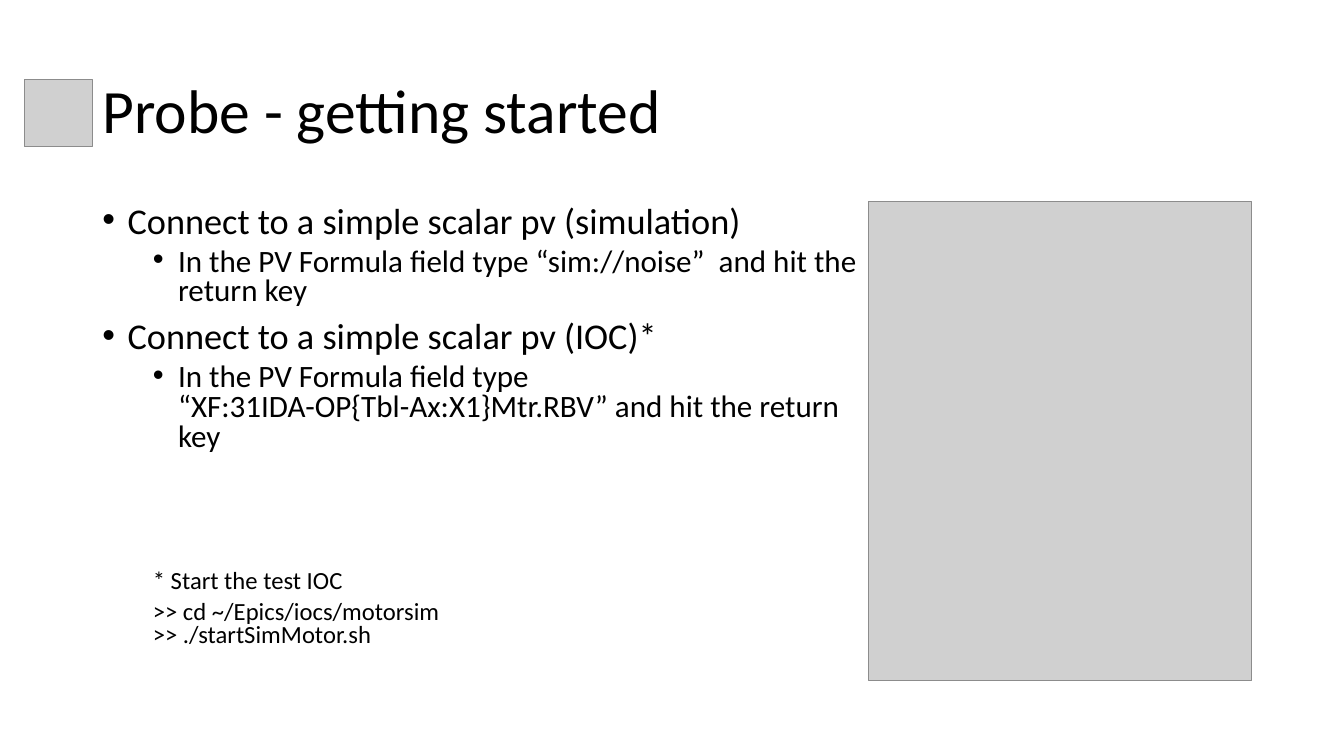
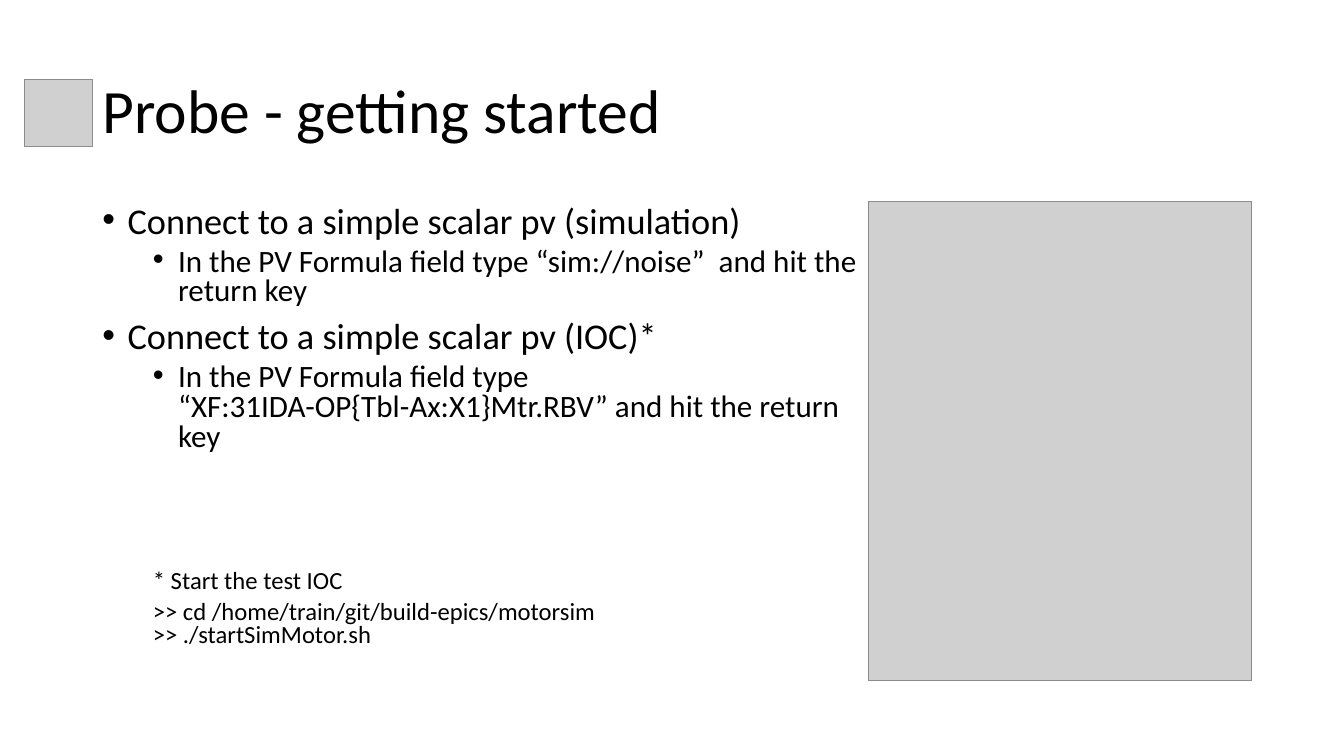
Before and after one commit to shroffk/cs-studio-training, a slide deck: slide 8 of presentations/1 CS-Studio - Probe.pptx. Drawn at 1344x756 pixels with LibreOffice and Linux fonts; fonts in the diff are those of the drawing; grey boxes stand for pictures. Boxes give left, top, right and bottom in pixels: in the first picture for what was removed or moved away, otherwise in the second. Text is boxed around its words. In the diff, an @@ line names an element or a change of style, - is before the commit and + after.

Commit message:
training 2018

```diff
--- a/presentations/1 CS-Studio - Probe.pptx
+++ b/presentations/1 CS-Studio - Probe.pptx
@@ text at box(183, 603, 595, 644): text changed @@
-  >> cd ~/Epics/iocs/motorsim
-  >> ./startSimMotor.sh
+  >> cd /home/train/git/build-epics/motorsim
+  >> ./startSimMotor.sh
```
